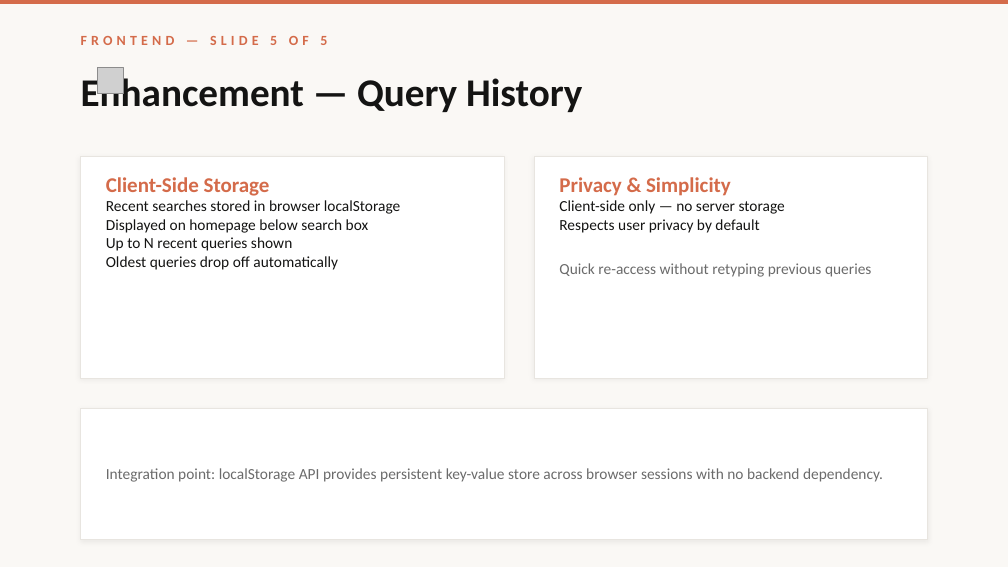
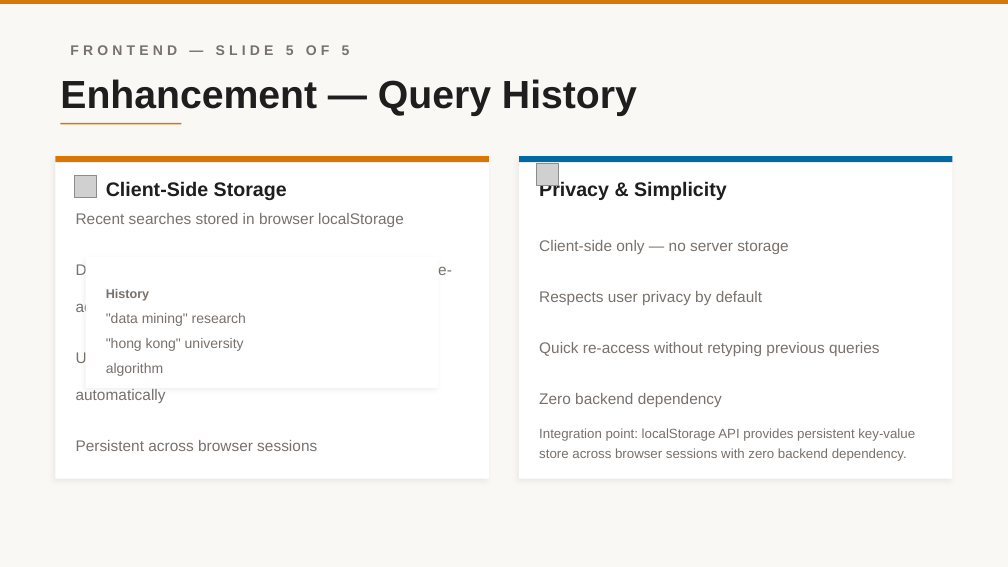
Before and after one commit to Kane-LI-0114/search-engine-project, a slide deck: slide 16 of CSIT5930_Search_Engine_New.pptx. Drawn at 1008x567 pixels with LibreOffice and Linux fonts; fonts in the diff are those of the drawing; grey boxes stand for pictures. Boxes give left, top, right and bottom in pixels: in the first picture for what was removed or moved away, otherwise in the second. Text is boxed around its words. In the diff, an @@ line names an element or a change of style, - is before the commit and + after.

```diff
--- a/CSIT5930_Search_Engine_New.pptx
+++ b/CSIT5930_Search_Engine_New.pptx
@@ rectangle at [0, 0, 1008, 4]: fill #D46B4A to #D97706 @@
@@ text "FRONTEND — SLIDE 5 OF ...": place and size @@
-text "FRONTEND — SLIDE 5 OF ..." at [81, 36, 327, 45]
+text "FRONTEND — SLIDE 5 OF ..." at [70, 45, 350, 55]
@@ text "FRONTEND — SLIDE 5 OF ..." at [70, 45, 350, 55]: font Calibri to Arial, text colour #D46B4A to #78716C @@
@@ text "Enhancement — Query History": place and size @@
-text "Enhancement — Query History" at [81, 73, 582, 112]
+text "Enhancement — Query History" at [60, 79, 637, 116]
@@ text "Enhancement — Query History" at [60, 79, 637, 116]: font Calibri to Arial, text colour #141413 to #1E1E1E @@
@@ oval removed at [91, 60, 131, 101] @@
@@ picture removed at [98, 68, 124, 94] @@
@@ rectangle added at [60, 123, 181, 124], fill #D97706 @@
@@ rectangle: place and size @@
-rectangle at [81, 156, 504, 378]
+rectangle at [55, 156, 489, 162]
@@ rectangle at [55, 156, 489, 162]: fill #FFFFFF to #D97706; outline #E8E5E0 0.5 pt to none; shadow off @@
@@ rectangle added at [55, 156, 489, 479], fill #FFFFFF @@
@@ picture added at [75, 175, 97, 198] @@
@@ text at [106, 177, 270, 196]: paragraph removed @@
-Client-Side Storage
@@ rectangle: place and size @@
-rectangle at [534, 156, 927, 378]
+rectangle at [519, 156, 953, 479]
@@ rectangle at [519, 156, 953, 479]: outline #E8E5E0 0.5 pt to none; shadow changed @@
@@ rectangle added at [519, 156, 953, 162], fill #0369A1 @@
@@ picture added at [536, 163, 558, 185] @@
@@ text at [559, 177, 731, 196]: paragraph removed @@
-Privacy & Simplicity
@@ text added at [106, 181, 287, 200], 14 pt, text #1E1E1E, bold @@
+Client-Side Storage
@@ text added at [539, 181, 727, 200], 14 pt, text #1E1E1E, bold @@
+Privacy & Simplicity
@@ text "Recent searches stored in browser ..." at [76, 213, 452, 451]: vertical alignment top to middle @@
@@ text at [76, 213, 404, 227]: font Calibri to Arial, text colour #141413 to #78716C in "Recent searches stored in browser localStorage"; line spacing 1 to 2; more space between paragraphs @@
@@ text "Recent searches stored in browser ...": place and size @@
-text "Recent searches stored in browser ..." at [106, 177, 401, 270]
+text "Recent searches stored in browser ..." at [76, 213, 452, 451]
@@ text "Client-side only — no server ...": place and size @@
-text "Client-side only — no server ..." at [559, 177, 871, 277]
+text "Client-side only — no server ..." at [539, 240, 880, 407]
@@ text "Client-side only — no server ..." at [539, 240, 880, 407]: vertical alignment top to middle @@
@@ text at [76, 264, 452, 451]: text changed; font Calibri to Arial; text colour #141413 to #78716C @@
-Displayed on homepage below search box
-Up to N recent queries shown
-Oldest queries drop off automatically
+Displayed on homepage below search box for quick re-access
+Up to N recent queries shown; oldest drop off automatically
+Persistent across browser sessions
@@ rectangle added at [86, 257, 438, 388], fill #FFFFFF @@
@@ text at [539, 240, 880, 356]: font Calibri to Arial in "Client-side only — no server storage", "Respects user privacy by default", "Quick re-access without retyping previous queries"; text colour #141413 to #78716C in "Client-side only — no server storage", "Respects user privacy by default"; text colour #6B6B6B to #78716C in "Quick re-access without retyping previous queries"; line spacing 1 to 2; more space between paragraphs @@
@@ text added at [106, 289, 246, 376], 10 pt, text #78716C @@
+History
+"data mining" research
+"hong kong" university
+algorithm
@@ rectangle removed at [81, 408, 927, 539] @@
@@ text at [539, 393, 722, 407]: paragraph added @@
+Zero backend dependency
@@ text at [539, 428, 915, 461]: text changed; size 11 to 9.5 pt; font Calibri to Arial; text colour #6B6B6B to #78716C @@
-Integration point: localStorage API provides persistent key-value store across browser sessions with no backend dependency.
+Integration point: localStorage API provides persistent key-value store across browser sessions with zero backend dependency.
```
Also in this commit, not shown: 16 other slides changed, 1 slide added, 1 slide removed, 2 other files.
